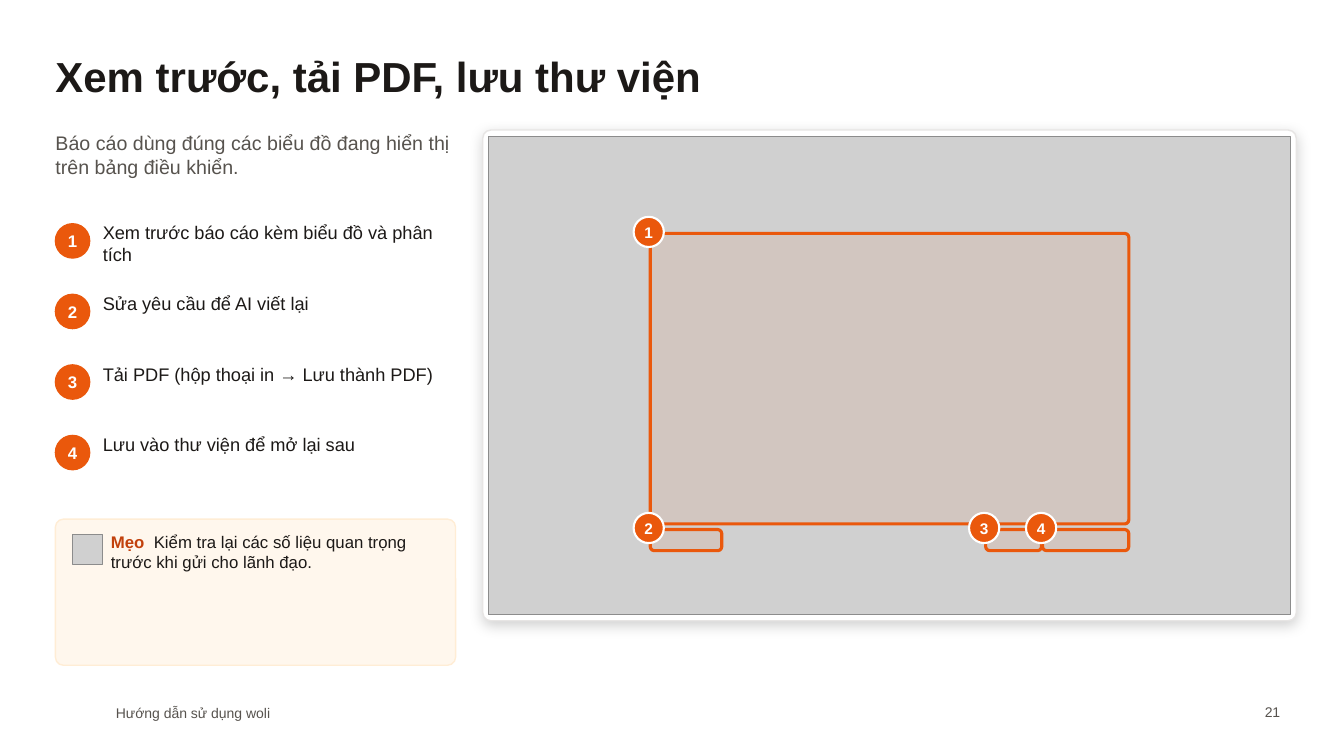
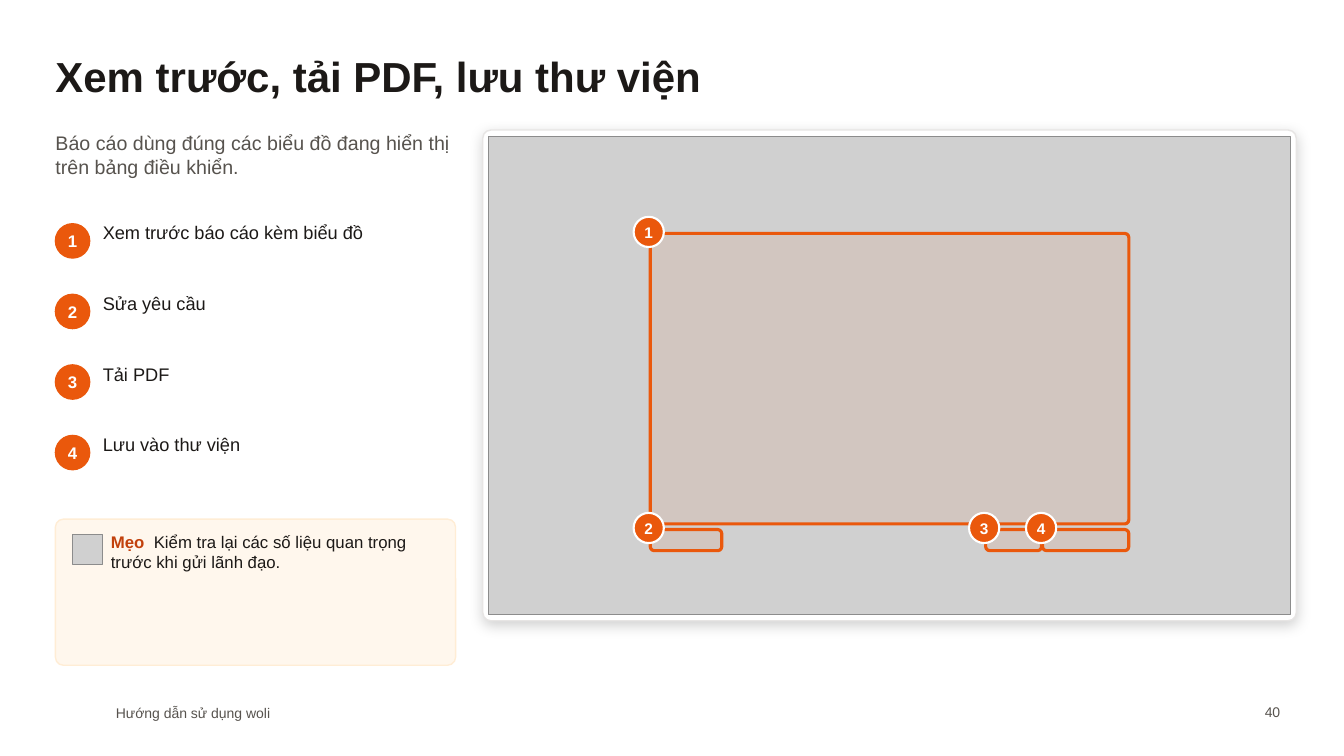
Before and after one commit to diuthihieu/hr-task-managent-CL, a slide deck: slide 40 of docs/woli-Huong-dan-su-dung.pptx (slide 21 before the commit). Drawn at 1344x756 pixels with LibreOffice and Linux fonts; fonts in the diff are those of the drawing; grey boxes stand for pictures; background and template pictures are left out. Boxes give left, top, right and bottom in pixels: in the first picture for what was removed or moved away, otherwise in the second. Text is boxed around its words. In the diff, an @@ line names an element or a change of style, - is before the commit and + after.

```diff
--- a/docs/woli-Huong-dan-su-dung.pptx
+++ b/docs/woli-Huong-dan-su-dung.pptx
@@ text at [103, 225, 363, 239]: text changed @@
-Xem trước báo cáo kèm biểu đồ và phân tích
+Xem trước báo cáo kèm biểu đồ
@@ text at [103, 296, 205, 314]: text changed @@
-Sửa yêu cầu để AI viết lại
+Sửa yêu cầu
@@ text at [103, 367, 169, 381]: text changed @@
-Tải PDF (hộp thoại in → Lưu thành PDF)
+Tải PDF
@@ text at [103, 437, 240, 454]: text changed @@
-Lưu vào thư viện để mở lại sau
+Lưu vào thư viện
@@ text at [111, 534, 406, 572]: text changed @@
-Mẹo Kiểm tra lại các số liệu quan trọng trước khi gửi cho lãnh đạo.
+Mẹo Kiểm tra lại các số liệu quan trọng trước khi gửi lãnh đạo.
@@ page number at [1265, 707, 1281, 717]: text changed @@
-21
+40
```
Also in this commit, not shown: 27 other slides changed, 33 slides added, 3 slides removed.
